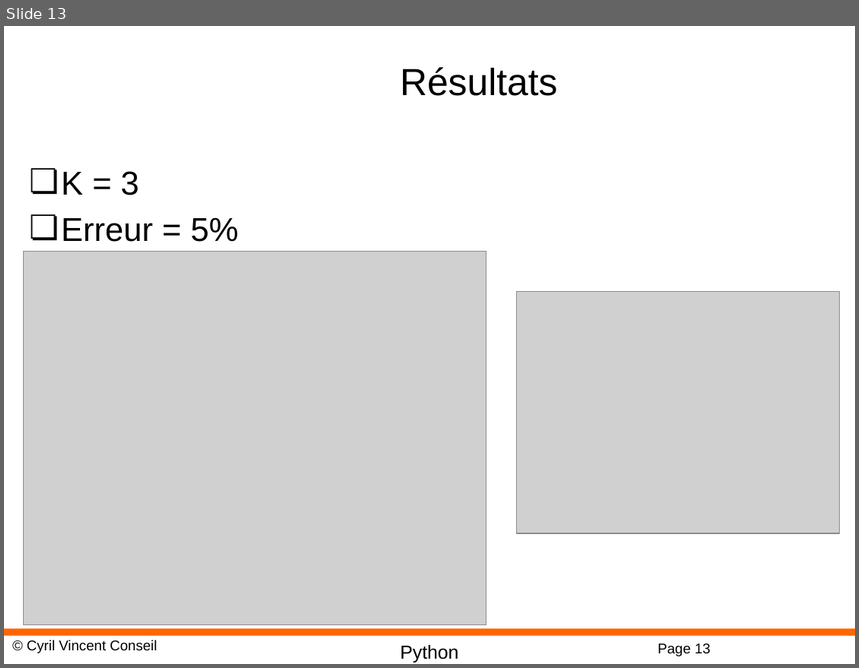
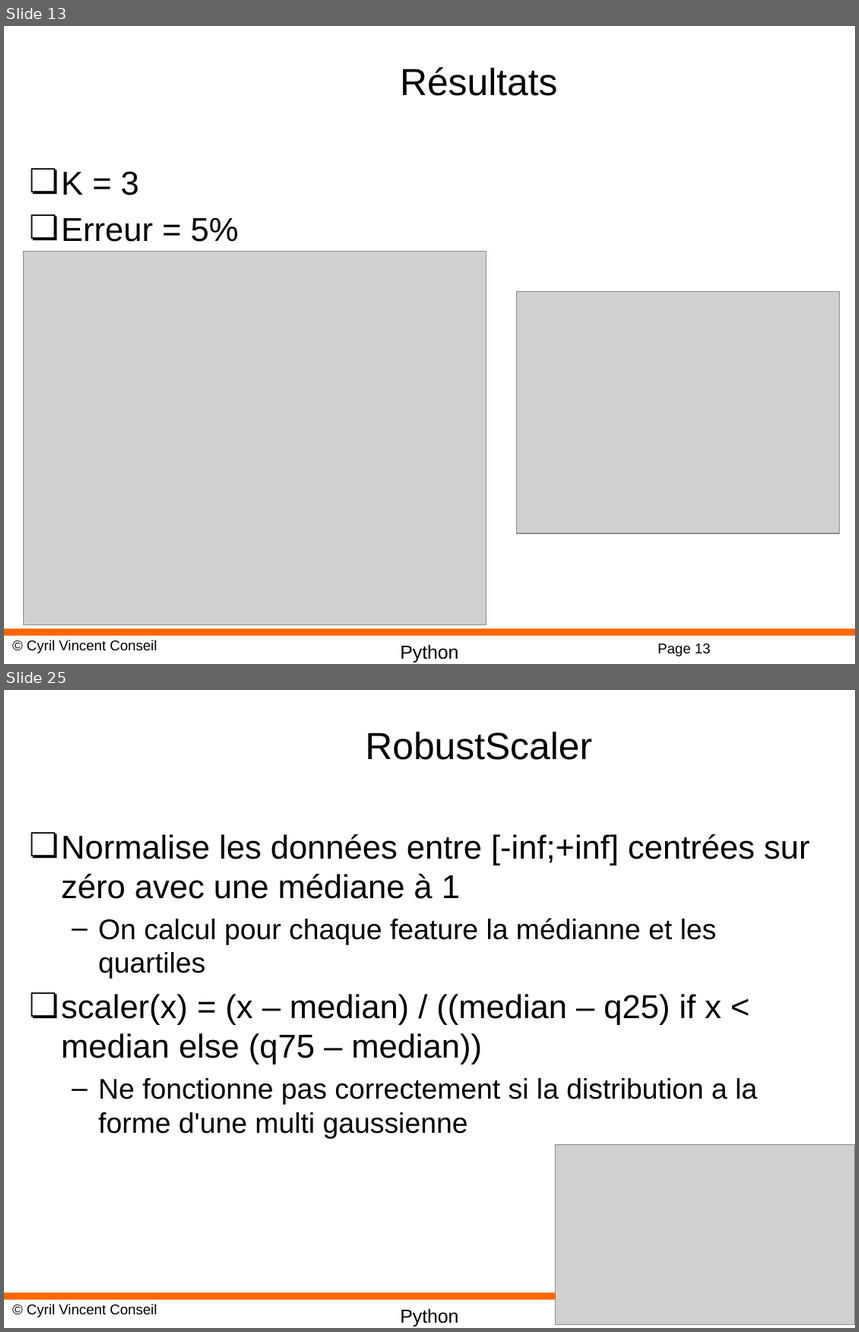
Before and after one commit to cyrilvincent/ML, a slide deck: PPT/MachineLearning14-KNN.pptx. Shown one above the other, each under a label of ours: slide 13 before the commit, slides 13 and 25 after it; the slides between them are not shown. The pictures are 859x668 and 859x1332 pixels, drawn with LibreOffice and Linux fonts; fonts in the diff are those of the drawing; grey boxes stand for pictures; background and template pictures are left out. Boxes give left, top, right and bottom in pixels: in the first picture for what was removed or moved away, otherwise in the second. Text is boxed around its words. In the diff, an @@ line names an element or a change of style, - is before the commit and + after.

```diff
--- a/PPT/MachineLearning14-KNN.pptx
+++ b/PPT/MachineLearning14-KNN.pptx
@@ slide 25 added at <box>4,690,855,1328</box>, background #FFFFFF; not listed: 4 template elements that a slide beside it also shows @@
@@ title added at <box>365,732,592,760</box>, 32 pt, text #000000 @@
+RobustScaler
@@ text added at <box>61,834,810,1138</box>, 28 pt, text #000000 @@
+❏ Normalise les données entre [-inf;+inf] centrées sur zéro avec une médiane à 1
+  – On calcul pour chaque feature la médianne et les quartiles
+❏ scaler(x) = (x – median) / ((median – q25) if x < median else (q75 – median))
+  – Ne fonctionne pas correctement si la distribution a la forme d'une multi gaussienne
@@ picture added at <box>556,1145,855,1325</box> @@
```
Also in this commit, not shown: 12 other slides added, 2 other files.
